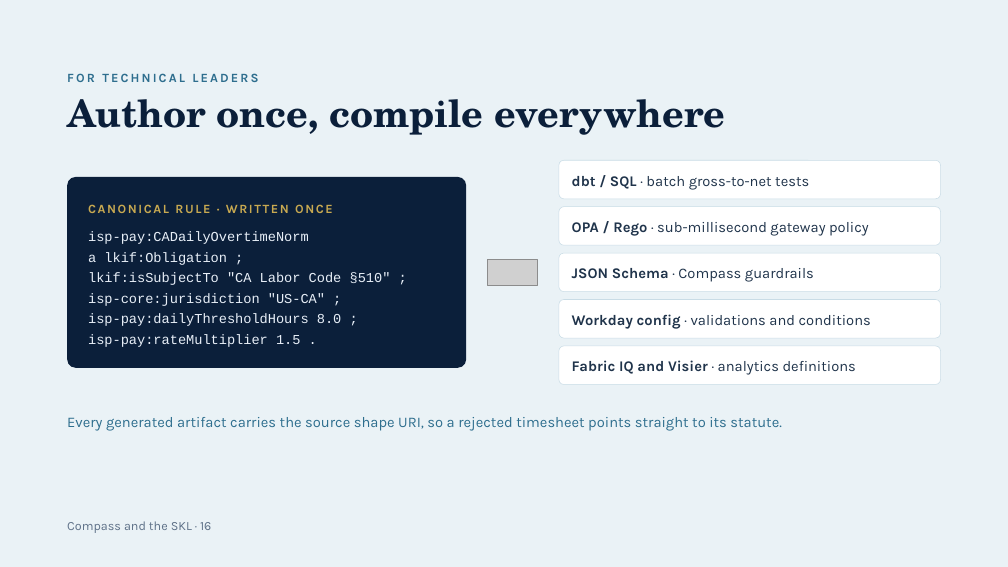
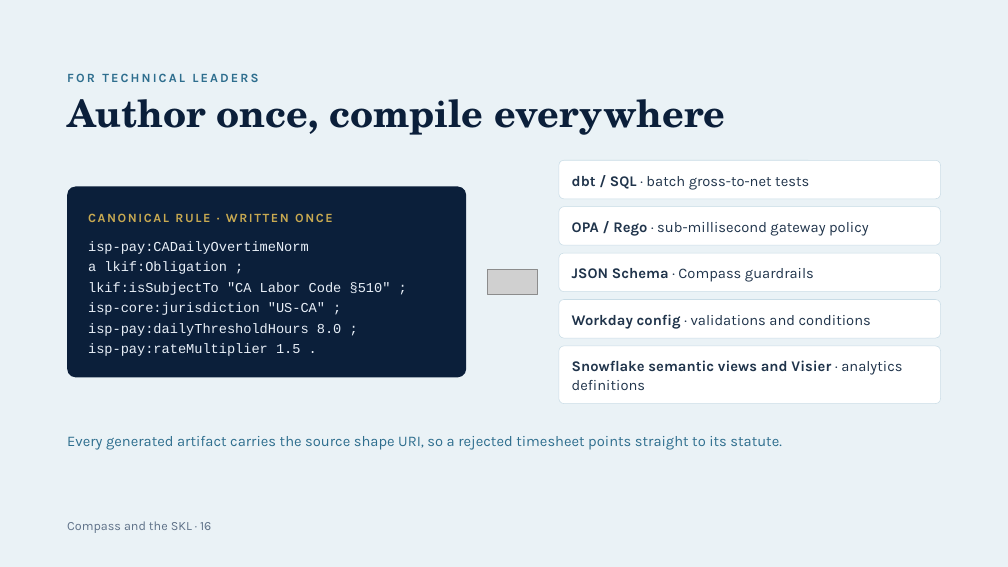
Before and after one commit to jeffw5/Digital-Twins, a slide deck: slide 16 of PEO/Semantic Architecture/Compass and the SKL.pptx. Drawn at 1008x567 pixels with LibreOffice and Linux fonts; fonts in the diff are those of the drawing; grey boxes stand for pictures. Boxes give left, top, right and bottom in pixels: in the first picture for what was removed or moved away, otherwise in the second. Text is boxed around its words. In the diff, an @@ line names an element or a change of style, - is before the commit and + after.

```diff
--- a/PEO/Semantic Architecture/Compass and the SKL.pptx
+++ b/PEO/Semantic Architecture/Compass and the SKL.pptx
@@ 2 texts, 1 picture, 1 rounded rectangle: place and size @@
-2 texts, 1 picture, 1 rounded rectangle at [67,177,538,368]
+2 texts, 1 picture, 1 rounded rectangle at [67,187,538,377]
@@ rounded rectangle "Snowflake semantic views and Visier ...": place and size @@
-rounded rectangle "Snowflake semantic views and Visier ..." at [559,346,941,385]
+rounded rectangle "Snowflake semantic views and Visier ..." at [559,346,941,404]
@@ rounded rectangle "Snowflake semantic views and Visier ..." at [559,346,941,404]: proportions changed @@
@@ text in rounded rectangle at [572,360,902,390]: text changed; bold on @@
-Fabric IQ and Visier · analytics definitions
+Snowflake semantic views and Visier · analytics definitions
@@ text "Every generated artifact carries the ...": place and size @@
-text "Every generated artifact carries the ..." at [67,417,782,431]
+text "Every generated artifact carries the ..." at [67,436,782,450]
```
Also in this commit, not shown: 5 other slides changed, 17 other files.
